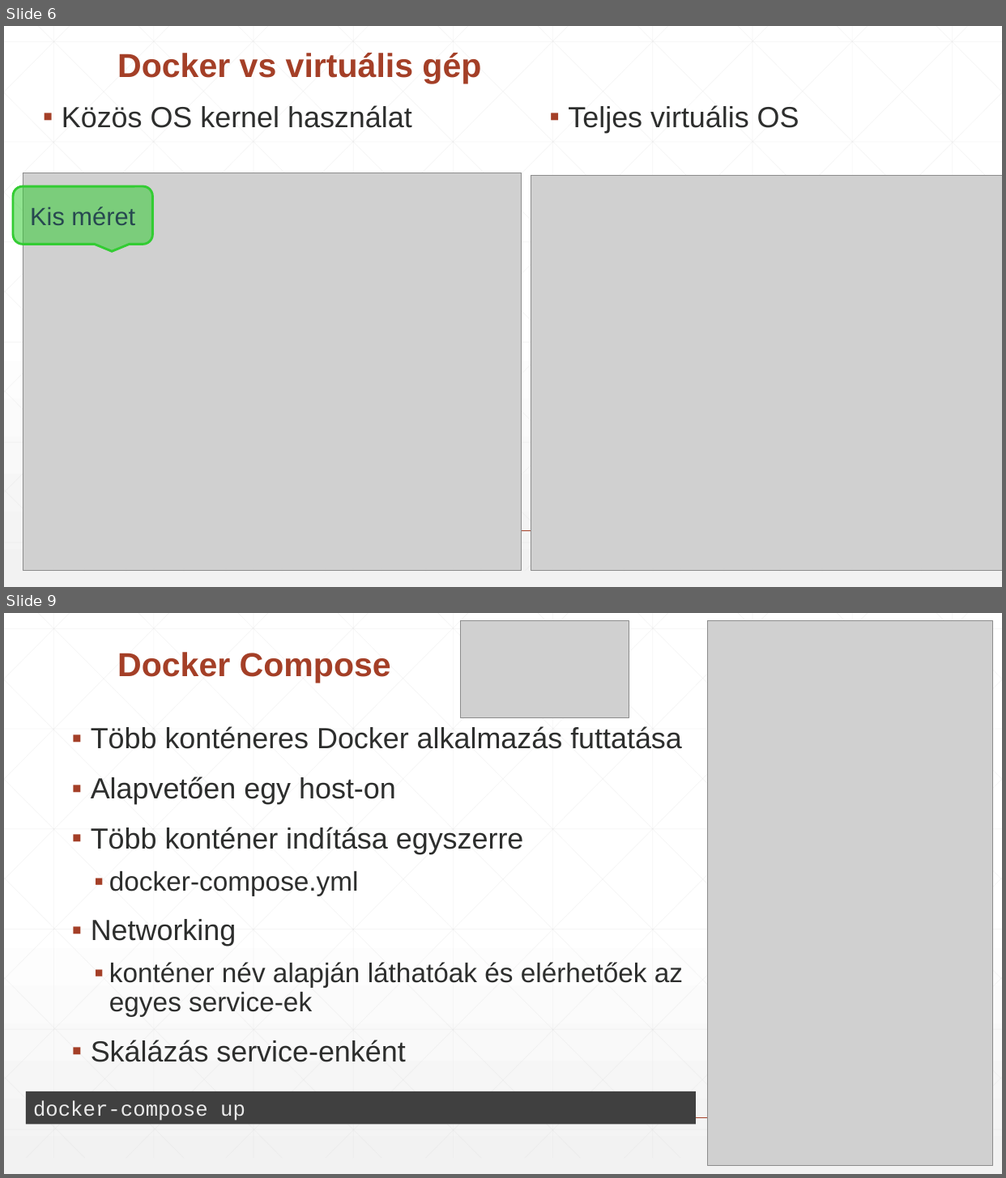
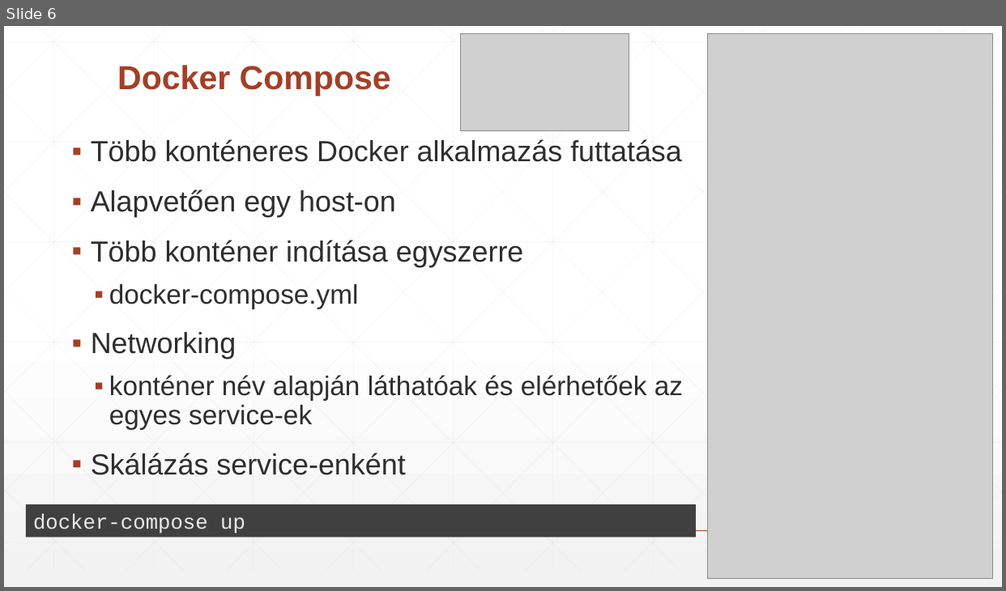
Before and after one commit to martonorova/devops-demo, a slide deck: docs/devops_pres_split.pptx. Shown one above the other, each under a label of ours: slides 6 and 9 before the commit, slide 6 after it; the slides between them are not shown. The pictures are 1006x1178 and 1006x591 pixels, drawn with LibreOffice and Linux fonts; fonts in the diff are those of the drawing; grey boxes stand for pictures. Boxes give left, top, right and bottom in pixels: in the first picture for what was removed or moved away, otherwise in the second. Text is boxed around its words. In the diff, an @@ line names an element or a change of style, - is before the commit and + after.

```diff
--- a/docs/devops_pres_split.pptx
+++ b/docs/devops_pres_split.pptx
@@ slide 6 removed at <box>4,26,1002,587</box>, background gradient #FFFFFF to #F2F2F2; not listed: 47 template elements that a slide beside it also shows @@
@@ title removed at <box>117,53,481,84</box> @@
-Docker vs virtuális gép
@@ text removed at <box>62,105,412,128</box> @@
-▪ Közös OS kernel használat
@@ text removed at <box>568,105,799,133</box> @@
-▪ Teljes virtuális OS
@@ rounded speech box removed at <box>13,186,152,244</box> @@
-Kis méret
@@ picture removed at <box>23,173,521,570</box> @@
@@ picture removed at <box>531,176,1002,571</box> @@
@@ what was slide 9 is now slide 6 @@
```
Also in this commit, not shown: 4 slides changed, 4 slides added, 7 other slides removed, 2 other files.
